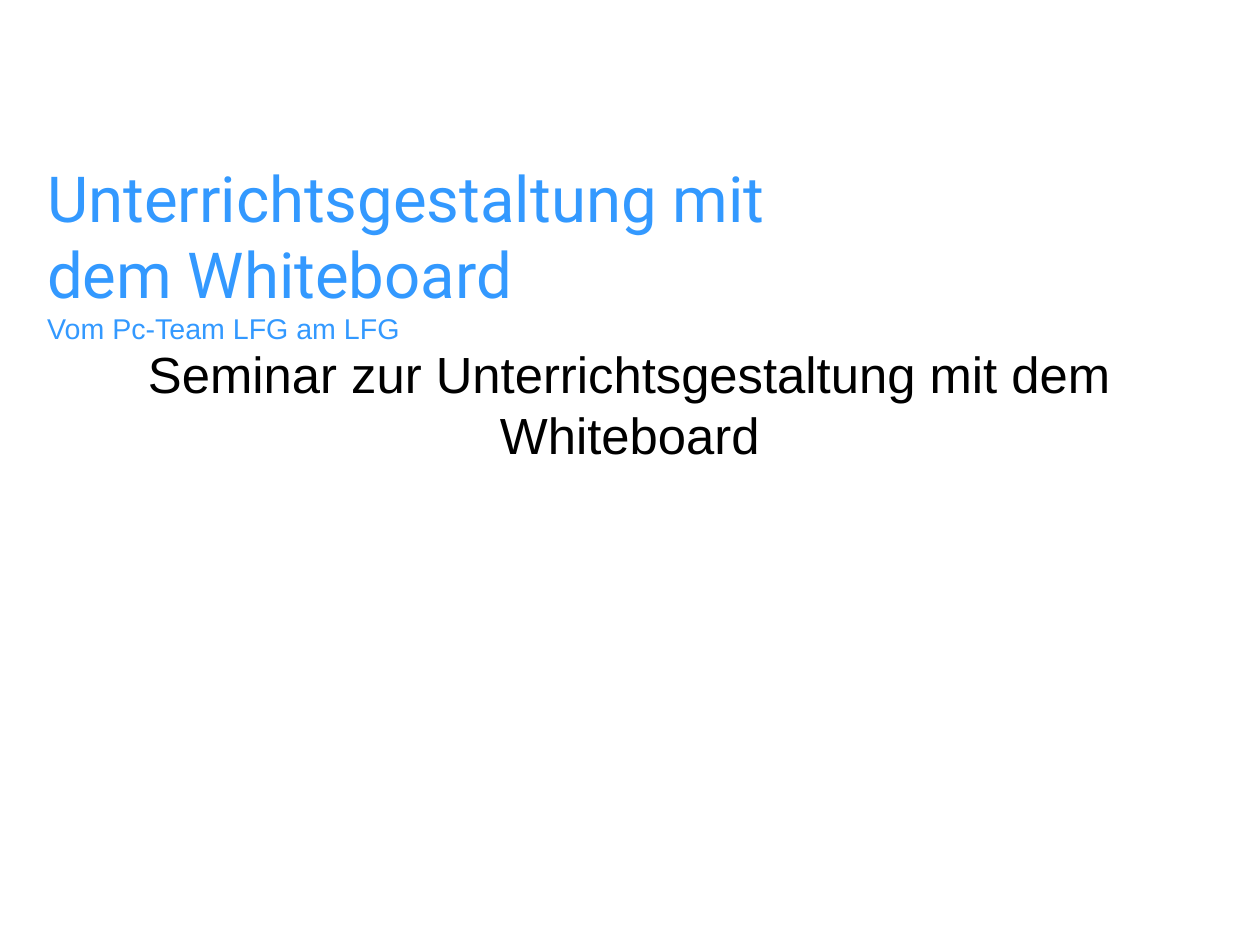
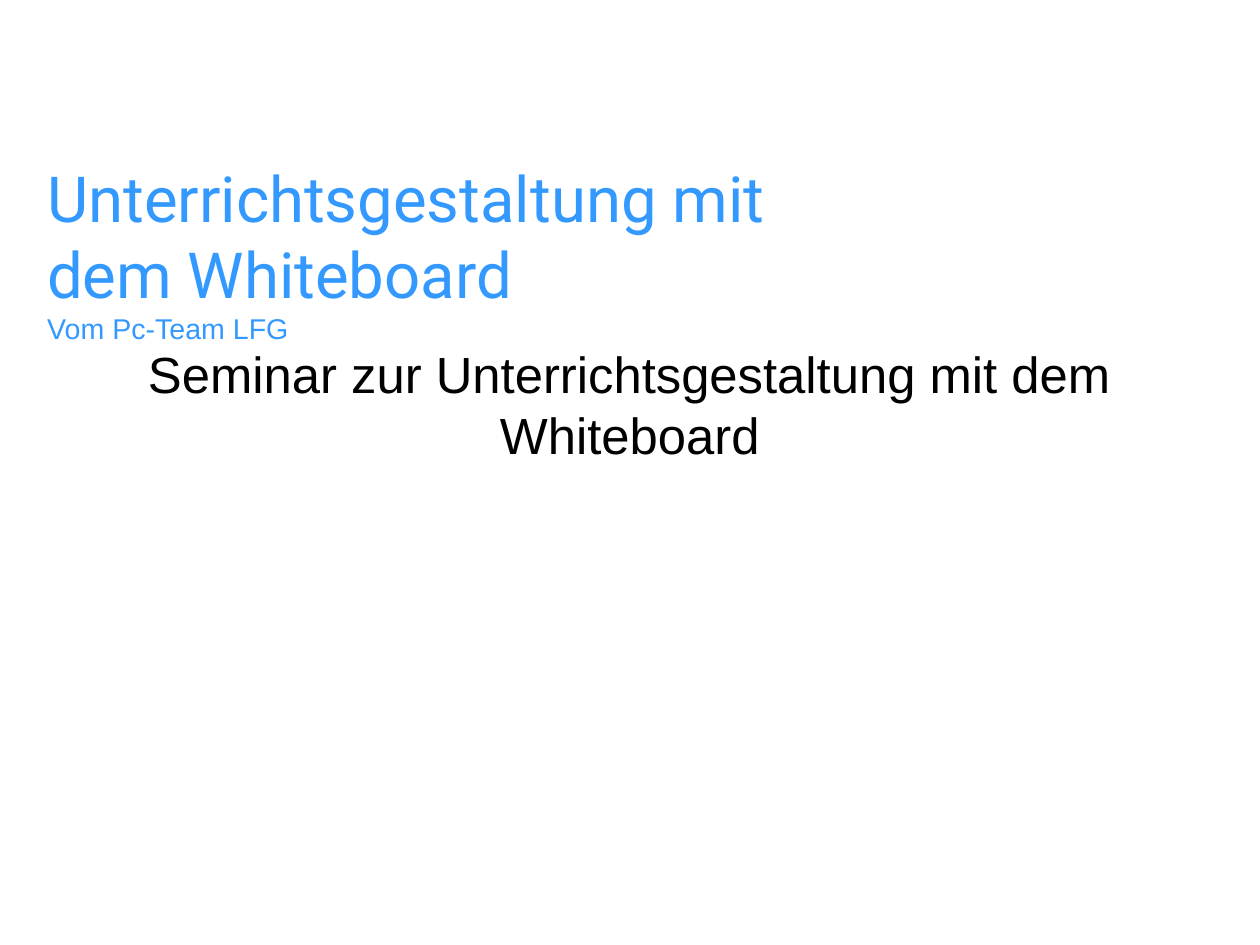
Before and after one commit to DankBen/Lehrer_Seminar, a slide deck: slide 1 of Lehrer_Seminar_Präsentation_Import.odp. Drawn at 1260x945 pixels with LibreOffice and Linux fonts; fonts in the diff are those of the drawing; background and template pictures are left out. Boxes give left, top, right and bottom in pixels: in the first picture for what was removed or moved away, otherwise in the second. Text is boxed around its words. In the diff, an @@ line names an element or a change of style, - is before the commit and + after.

Commit message:
Redundanz entfernt

```diff
--- a/Lehrer_Seminar_Präsentation_Import.odp
+++ b/Lehrer_Seminar_Präsentation_Import.odp
@@ text at (47, 319, 289, 340): text changed @@
-Vom Pc-Team LFG am LFG
+Vom Pc-Team LFG
```
